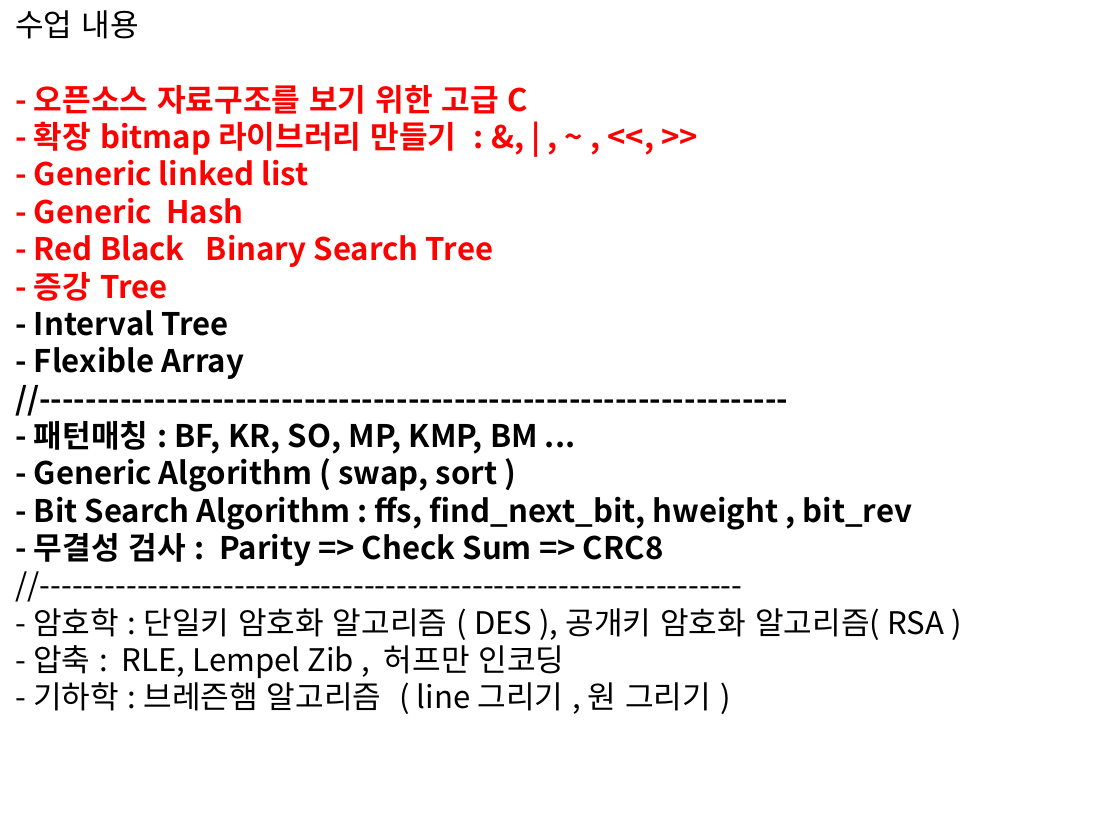
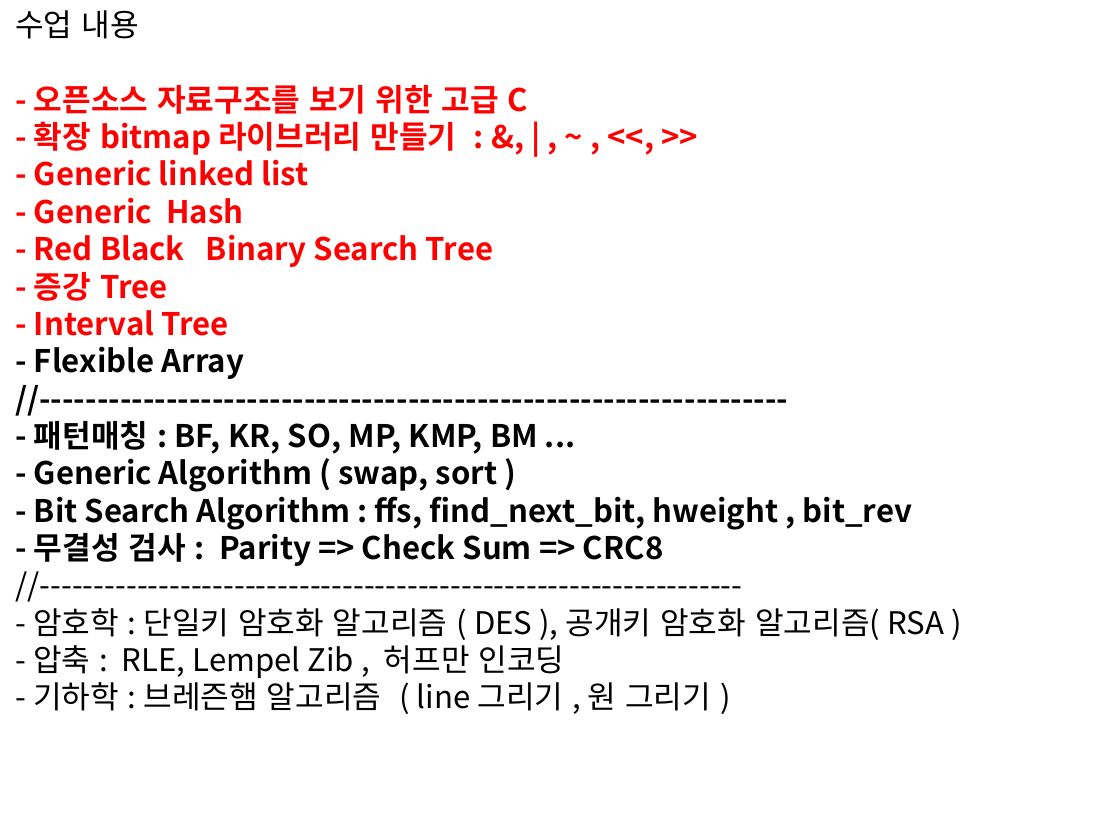
Before and after one commit to chisun-joung/osdsalgo_c, a slide deck: slide 2 of 03_day.pptx. Drawn at 1120x840 pixels with LibreOffice and Linux fonts; fonts in the diff are those of the drawing. Boxes give left, top, right and bottom in pixels: in the first picture for what was removed or moved away, otherwise in the second. Text is boxed around its words. In the diff, an @@ line names an element or a change of style, - is before the commit and + after.

```diff
--- a/03_day.pptx
+++ b/03_day.pptx
@@ text at (34, 310, 228, 336): text colour #000000 to #FF0000 in "- Interval Tree" @@
```
Also in this commit, not shown: 11 slides added, 14 other files.
